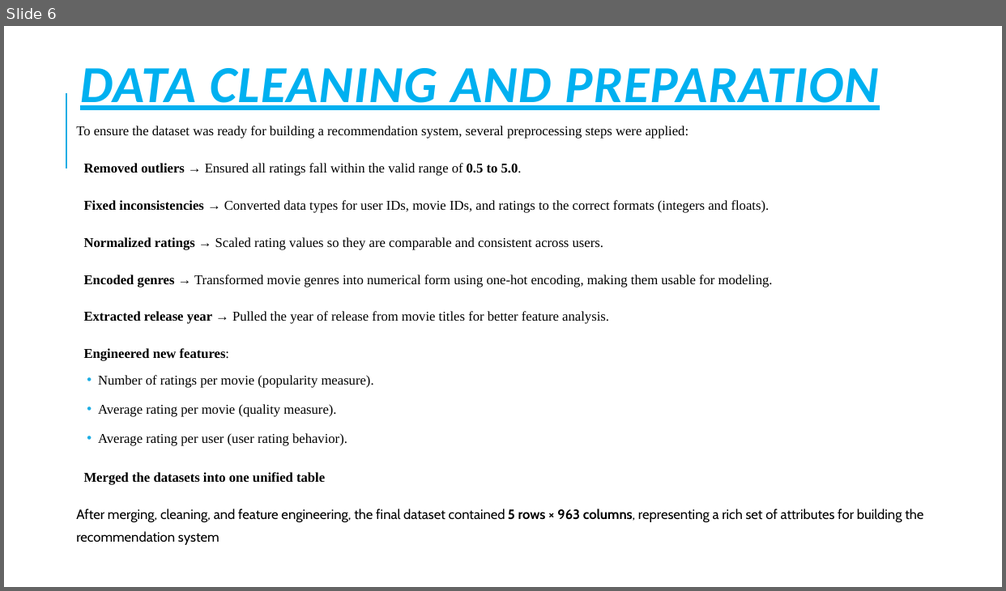
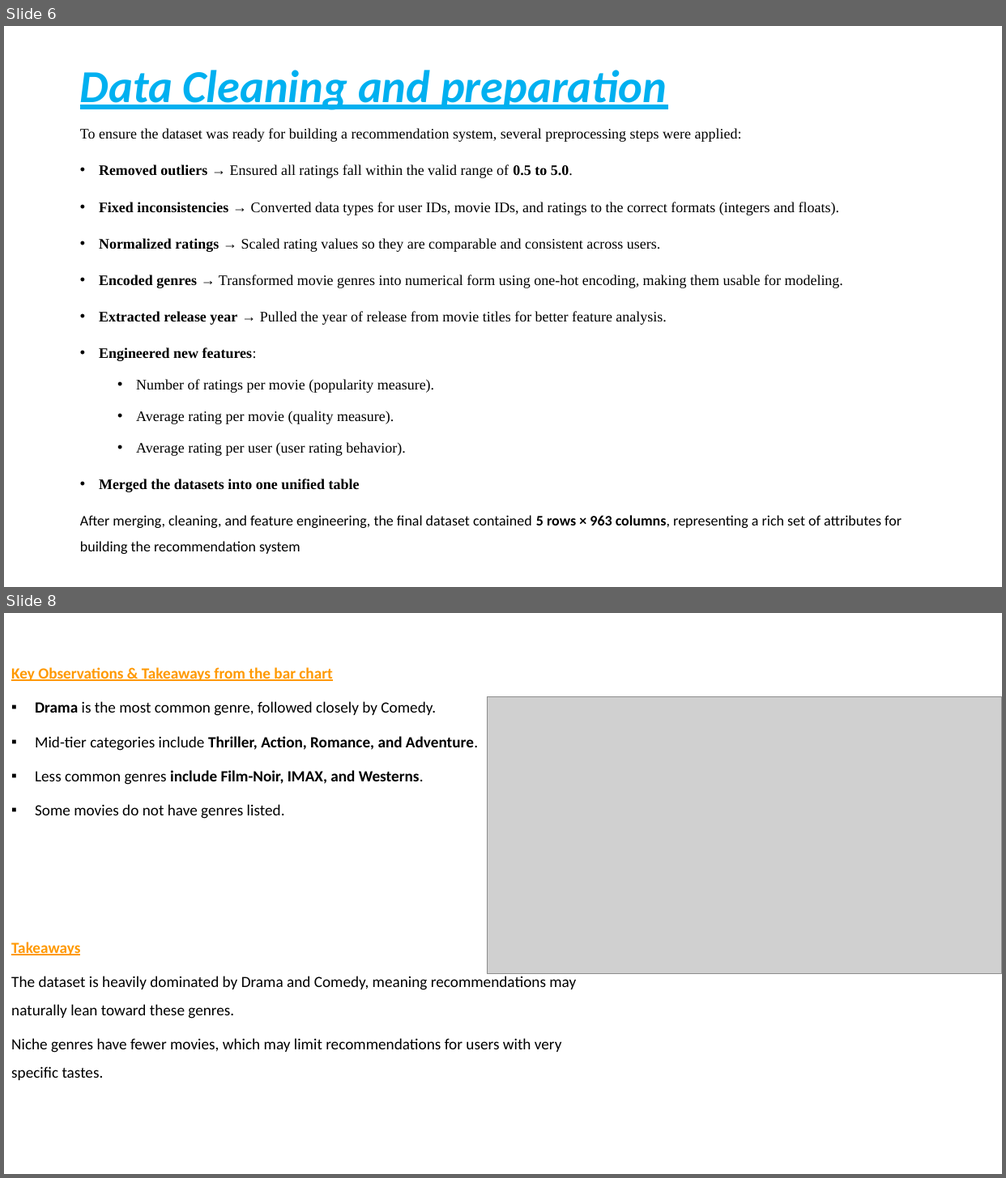
Before and after one commit to H-Rumenya/Group_2_P4_Project, a slide deck: Non-Technical Presentation.pptx. Shown one above the other, each under a label of ours: slide 6 before the commit, slides 6 and 8 after it; the slides between them are not shown. The pictures are 1006x591 and 1006x1178 pixels, drawn with LibreOffice and Linux fonts; fonts in the diff are those of the drawing; grey boxes stand for pictures. Boxes give left, top, right and bottom in pixels: in the first picture for what was removed or moved away, otherwise in the second. Text is boxed around its words. In the diff, an @@ line names an element or a change of style, - is before the commit and + after.

```diff
--- a/Non-Technical Presentation.pptx
+++ b/Non-Technical Presentation.pptx
@@ slide 8 added at [4, 613, 1002, 1174], background #FFFFFF @@
@@ text added at [11, 667, 576, 1080], 15 pt, text #000000 @@
+Key Observations & Takeaways from the bar chart
+▪ Drama is the most common genre, followed closely by Comedy.
+▪ Mid-tier categories include Thriller, Action, Romance, and Adventure.
+▪ Less common genres include Film-Noir, IMAX, and Westerns.
+▪ Some movies do not have genres listed.
+Takeaways
+The dataset is heavily dominated by Drama and Comedy, meaning recommendations may naturally lean toward these genres.
+Niche genres have fewer movies, which may limit recommendations for users with very specific tastes.
@@ picture added at [488, 697, 1002, 973] @@
@@ slide 6 changed as well @@
@@ title at [80, 70, 667, 110]: text changed; size 50 to 44 pt @@
-DATA CLEANING AND PREPARATION
+Data Cleaning and preparation
@@ line removed from (66, 169) to (66, 93) @@
@@ text "To ensure the dataset was ..." at [80, 128, 901, 554]: size 12.9 to 14 pt; font Cabin to Calibri in "After merging, cleaning, and feature engineering, the ..."; line spacing 1.4 to 1.5; less space between paragraphs; bullet   to •; indent changed @@
```
Also in this commit, not shown: 6 other slides changed, 3 other slides added, 1 slide removed.
